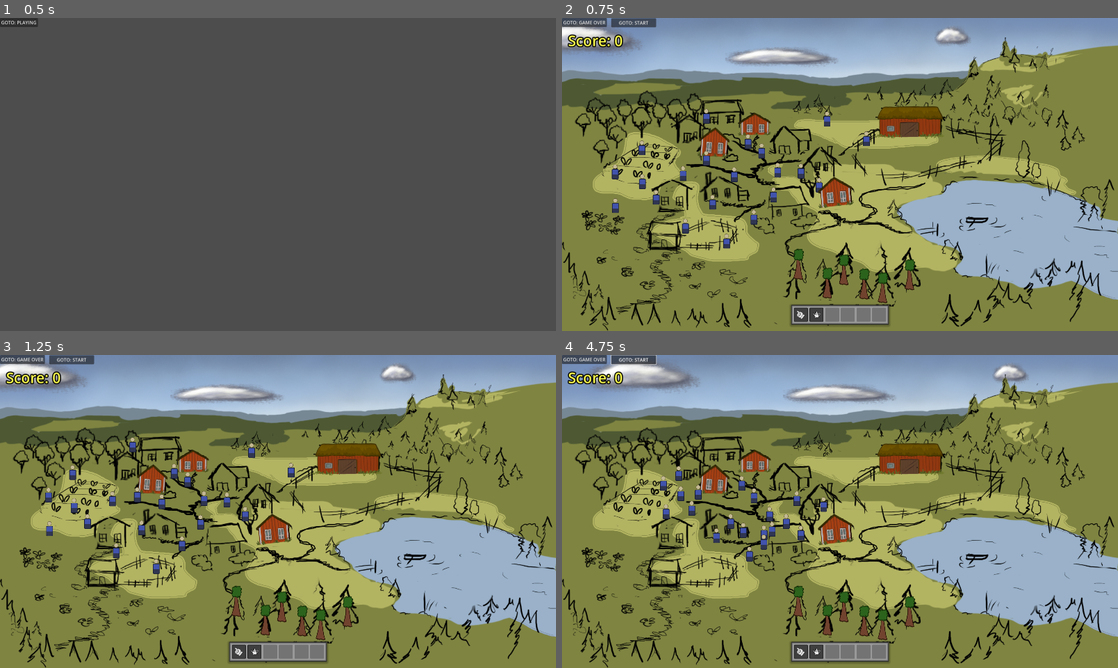
Above: before the commit, frames 1-4 (two rows, left to right).
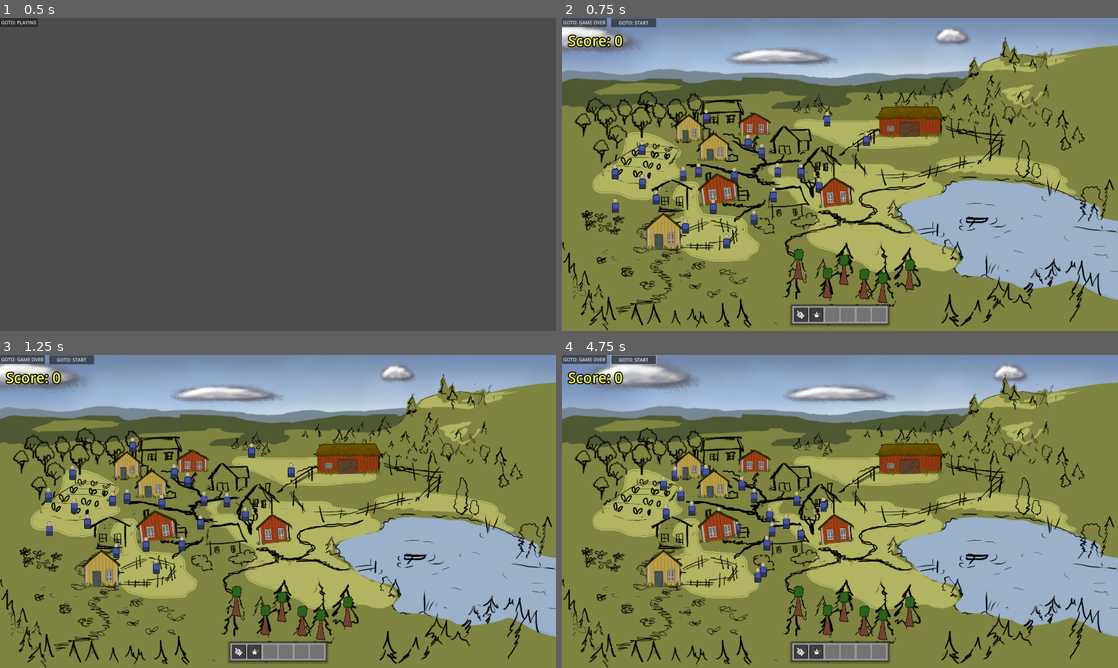
Above: after the commit, the same moments.

Repository: arget4me/cosyville
Game: Godot game, scene res://Scenes/main_scene.tscn
Two runs of this game, one before a commit and one after it. Both use one fixed random seed, a clock stepped at 60 frames per second and the inputs below.
Inputs (mouse positions are in pixels of both pictures, inside the frame that each line leads up to):
- Up to frame 1 (0.5 s): no input
- Up to frame 2 (0.75 s): click "GOTO: PLAYING" at 0.5 s
- Up to frame 3 (1.25 s): no input
- Up to frame 4 (4.75 s): click "GOTO: START" at 1.25 s; click "GOTO: START" at 2 s; move the mouse to (845, 608) at 2.77 s; press the mouse at (845, 608) at 2.78 s; hold Right (ui_right) 2.78-3.53 s; move the mouse to (828, 621) at 3.52 s; release the mouse at (828, 621) at 3.53 s; hold Down (ui_down) 3.53-4.28 s; click (828, 621) at 3.6 s; move the mouse to (862, 621) at 4.27 s; press the mouse at (862, 621) at 4.28 s; hold Right (ui_right) from 4.28 s (still down)

Frame 1 is identical in both runs. In frame 2, 1.9% of the frame differs, in the area x 14-33%, y 30-75%; in frame 3, 2.0%; in frame 4, 2.3%, in the area x 14-38%, y 30-75%.

Commit message:
Add yellow houses

Diff:
--- /dev/null
+++ b/Scenes/World/house_yellow.tscn
@@ -0,0 +1,24 @@
+[gd_scene load_steps=3 format=3 uid="uid://bvi118sov2jxo"]
+
+[ext_resource type="Texture2D" uid="uid://dcul8v3lo8dqi" path="res://art/world/Props/house_yellow.PNG" id="1_voa2c"]
+
+[sub_resource type="CapsuleShape2D" id="CapsuleShape2D_61u7c"]
+radius = 5.34
+height = 90.0038
+
+[node name="House_Yellow" type="Node2D"]
+
+[node name="Sprite" type="Sprite2D" parent="."]
+z_as_relative = false
+y_sort_enabled = true
+position = Vector2(1, -7)
+texture = ExtResource("1_voa2c")
+offset = Vector2(0, -43.955)
+
+[node name="StaticBody2D" type="StaticBody2D" parent="."]
+position = Vector2(-1, 2)
+rotation = 1.56887
+
+[node name="CollisionShape2D" type="CollisionShape2D" parent="StaticBody2D"]
+position = Vector2(-12.9942, -3.025)
+shape = SubResource("CapsuleShape2D_61u7c")
--- a/Scenes/cosy_village_clicking_example.tscn
+++ b/Scenes/cosy_village_clicking_example.tscn
@@ -6,6 +6,7 @@
 [ext_resource type="PackedScene" uid="uid://74idepem82pk" path="res://Scenes/Chaos/FireTree.tscn" id="6_ekpvo"]
 [ext_resource type="PackedScene" uid="uid://702f3n8od2c0" path="res://Scenes/World/house_red.tscn" id="7_af8d8"]
 [ext_resource type="PackedScene" uid="uid://dqwcom1xx1r5h" path="res://Scenes/villager_instance.tscn" id="7_jhwky"]
+[ext_resource type="PackedScene" uid="uid://bvi118sov2jxo" path="res://Scenes/World/house_yellow.tscn" id="8_dkhfv"]
 [ext_resource type="PackedScene" uid="uid://b16bki12o36mf" path="res://Scenes/World/ladan.tscn" id="8_gfc0v"]
 
 [node name="CosyVillage" type="Node2D"]
@@ -112,7 +113,7 @@
 
 [node name="VillagerInstance19" parent="YSORT" instance=ExtResource("7_jhwky")]
 z_as_relative = false
-position = Vector2(516, 493)
+position = Vector2(486, 565)
 
 [node name="VillagerInstance20" parent="YSORT" instance=ExtResource("7_jhwky")]
 z_as_relative = false
@@ -158,6 +159,17 @@
 scale = Vector2(1.08, 1.32)
 
 [node name="House_Red3" parent="YSORT" instance=ExtResource("7_af8d8")]
-position = Vector2(522, 488)
-rotation = 0.0699173
-scale = Vector2(0.949116, 1.32)
+position = Vector2(547, 650)
+rotation = -0.125418
+scale = Vector2(1.27349, 1.3697)
+
+[node name="House_Yellow" parent="YSORT" instance=ExtResource("8_dkhfv")]
+position = Vector2(526, 499)
+
+[node name="House_Yellow2" parent="YSORT" instance=ExtResource("8_dkhfv")]
+position = Vector2(351, 807)
+scale = Vector2(1.20732, 1.33811)
+
+[node name="House_Yellow3" parent="YSORT" instance=ExtResource("8_dkhfv")]
+position = Vector2(439, 432)
+scale = Vector2(0.860967, 0.969581)
Not shown: 1 places in Scenes/Chaos/FireTree.tscn that only renumber resources
Not shown: 1 places in Scenes/cosy_village_clicking_example.tscn that only renumber resources
Binary file added: art/world/Props/house_yellow.PNG
Not shown, added: art/world/Props/house_yellow.PNG.import
